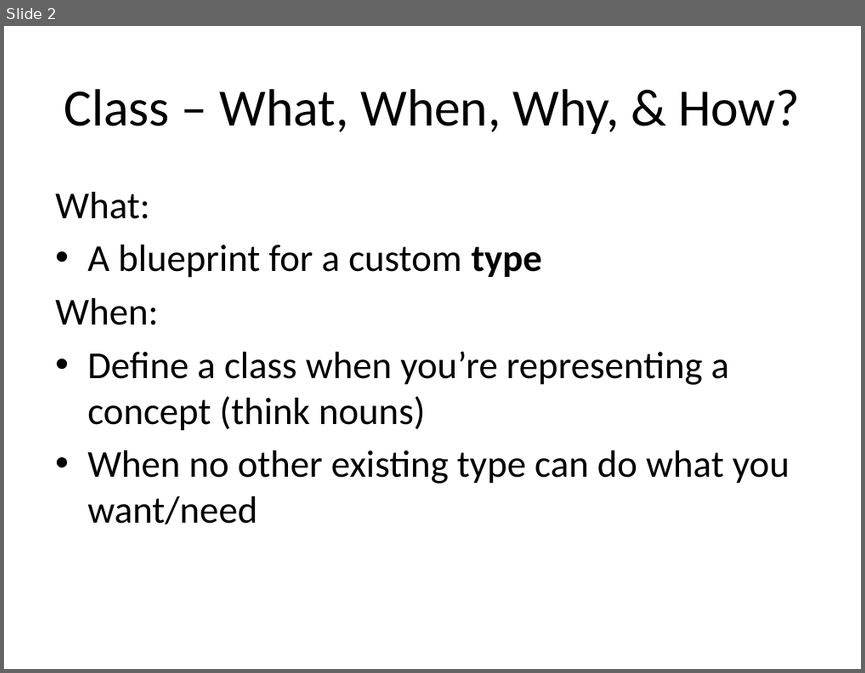
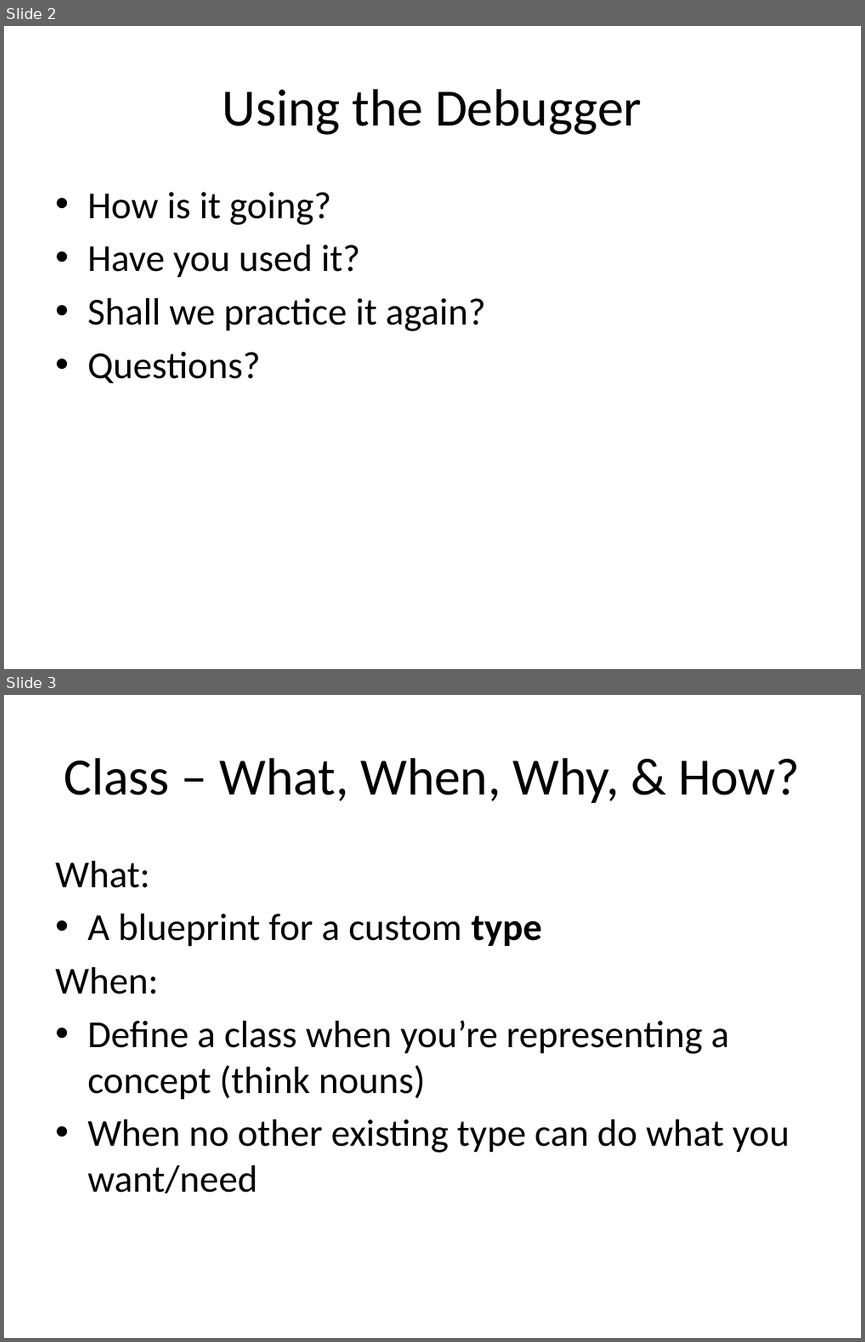
Before and after one commit to RHIT-CSSE/csse220, a slide deck: ClassMaterials/MapsAndObjectIntro/Slides/Part1-ObjectIntro.pptx. Shown one above the other, each under a label of ours: slide 2 before the commit, slides 2 and 3 after it. The pictures are 865x673 and 865x1342 pixels, drawn with LibreOffice and Linux fonts; fonts in the diff are those of the drawing. Boxes give left, top, right and bottom in pixels: in the first picture for what was removed or moved away, otherwise in the second. Text is boxed around its words. In the diff, an @@ line names an element or a change of style, - is before the commit and + after.

```diff
--- a/ClassMaterials/MapsAndObjectIntro/Slides/Part1-ObjectIntro.pptx
+++ b/ClassMaterials/MapsAndObjectIntro/Slides/Part1-ObjectIntro.pptx
@@ slide 2 added at [4,26,861,669], background #FFFFFF @@
@@ title added at [222,89,642,135], 44 pt, text #000000 @@
+Using the Debugger
@@ text added at [87,192,486,383], 32 pt, text #000000 @@
+• How is it going?
+• Have you used it?
+• Shall we practice it again?
+• Questions?
@@ what was slide 2 is now slide 3 @@
```
Also in this commit, not shown: 1 slide changed, 6 other files.
